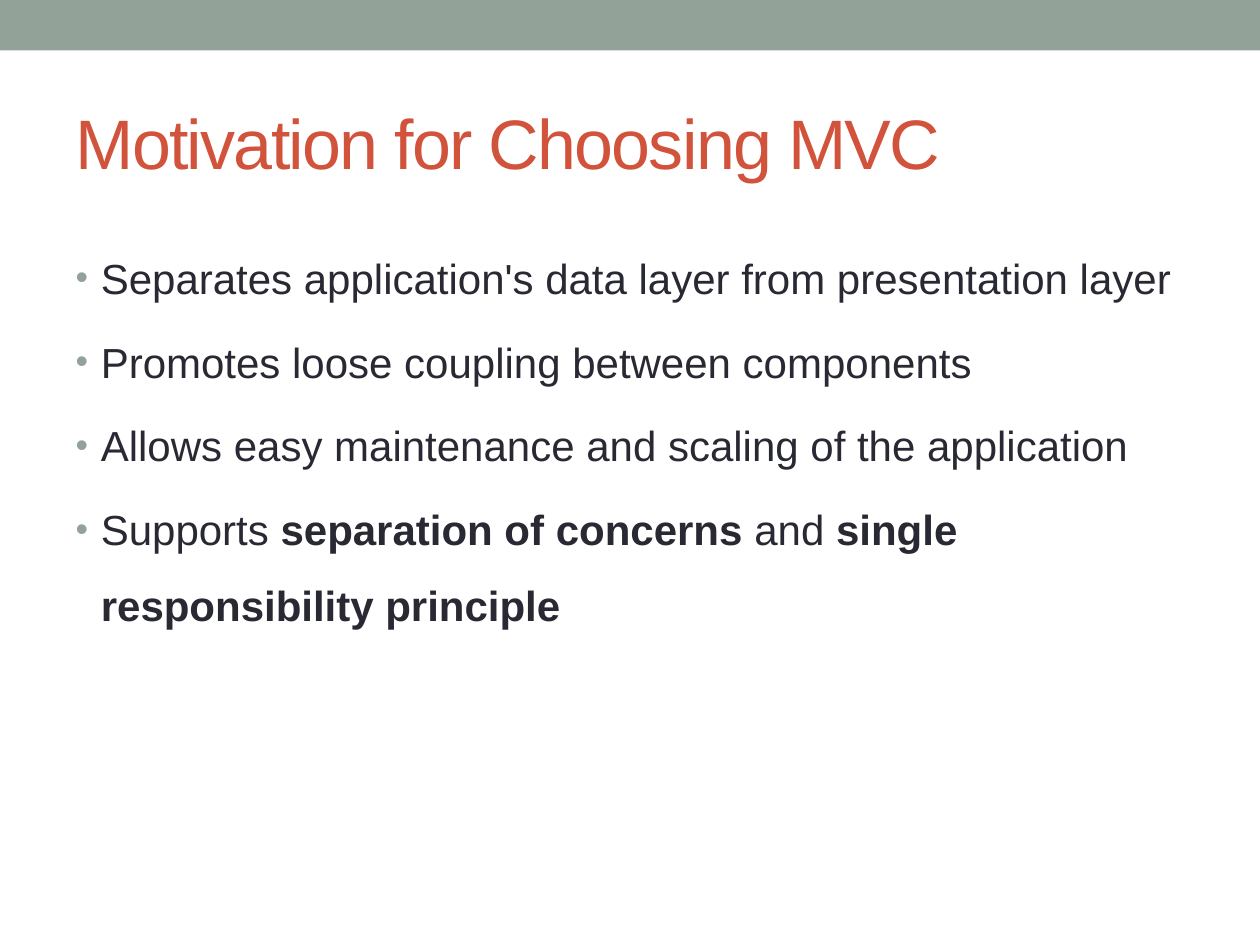
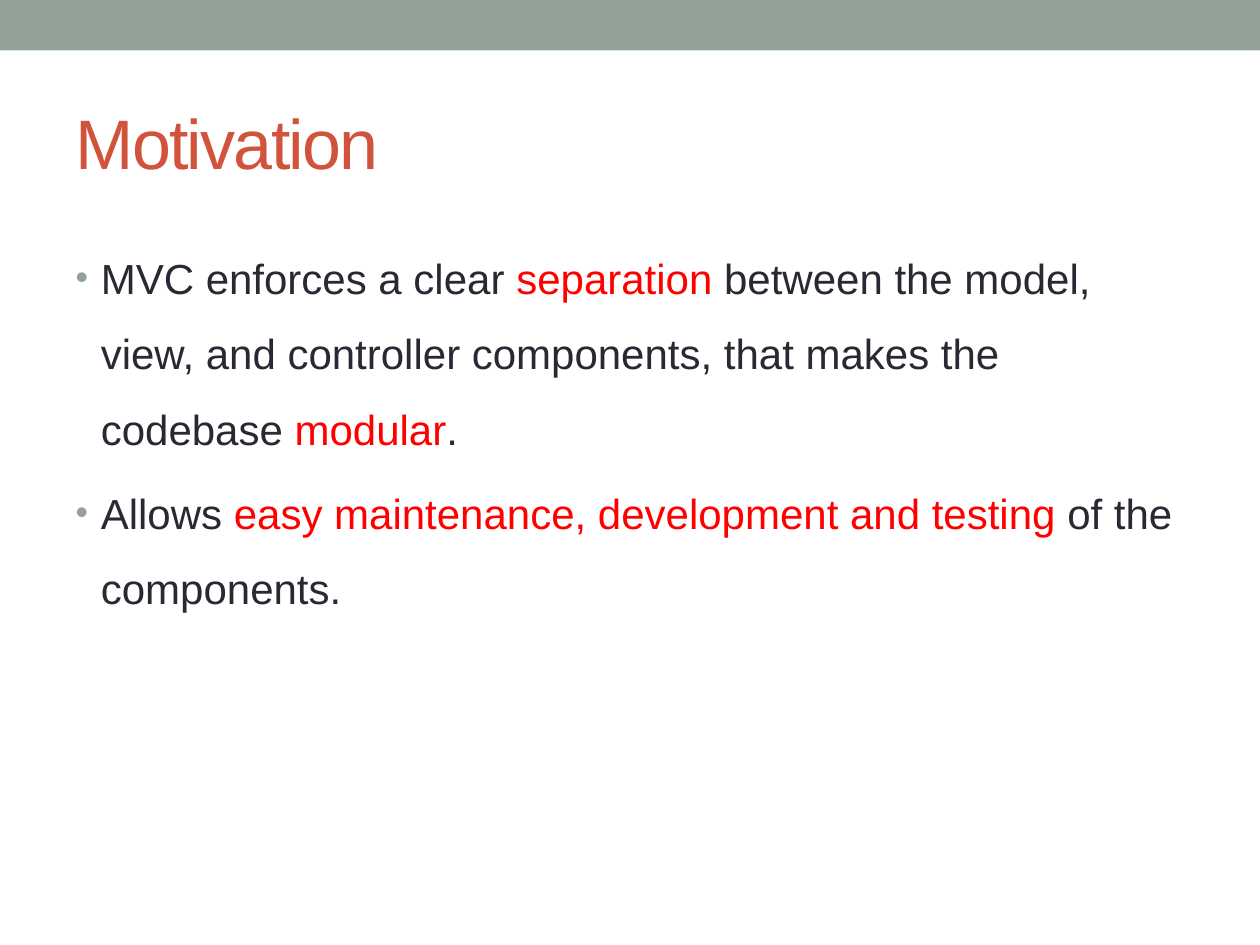
Before and after one commit to sheikhDipta003/CSE408-BUET-Software-Development, a slide deck: slide 4 of system-design/TechShoppers - System Architecture.pptx (slide 5 before the commit). Drawn at 1260x945 pixels with LibreOffice and Linux fonts; fonts in the diff are those of the drawing. Boxes give left, top, right and bottom in pixels: in the first picture for what was removed or moved away, otherwise in the second. Text is boxed around its words. In the diff, an @@ line names an element or a change of style, - is before the commit and + after.

Commit message:
[DOCS] Deleted internet picture for arch; modified motivation slide

```diff
--- a/system-design/TechShoppers - System Architecture.pptx
+++ b/system-design/TechShoppers - System Architecture.pptx
@@ title at <box>76,118,379,170</box>: text changed @@
-Motivation for Choosing MVC
+Motivation
@@ text at <box>101,263,1172,613</box>: text changed @@
-• Separates application's data layer from presentation layer
-• Promotes loose coupling between components
-• Allows easy maintenance and scaling of the application
-• Supports separation of concerns and single responsibility principle
+• MVC enforces a clear separation between the model, view, and controller components, that makes the codebase modular.
+• Allows easy maintenance, development and testing of the components.
```
Also in this commit, not shown: 1 other slide changed, 1 slide removed.
